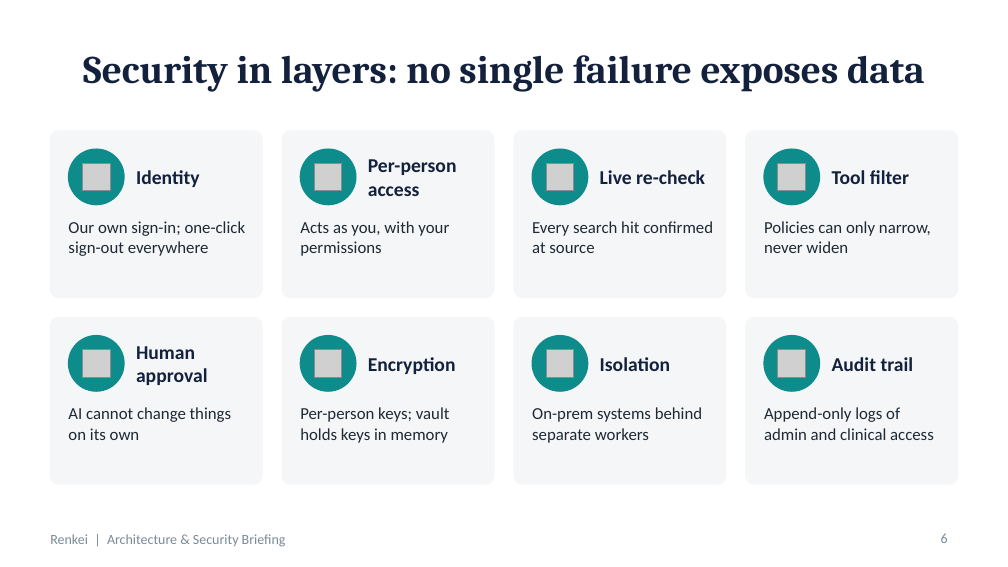
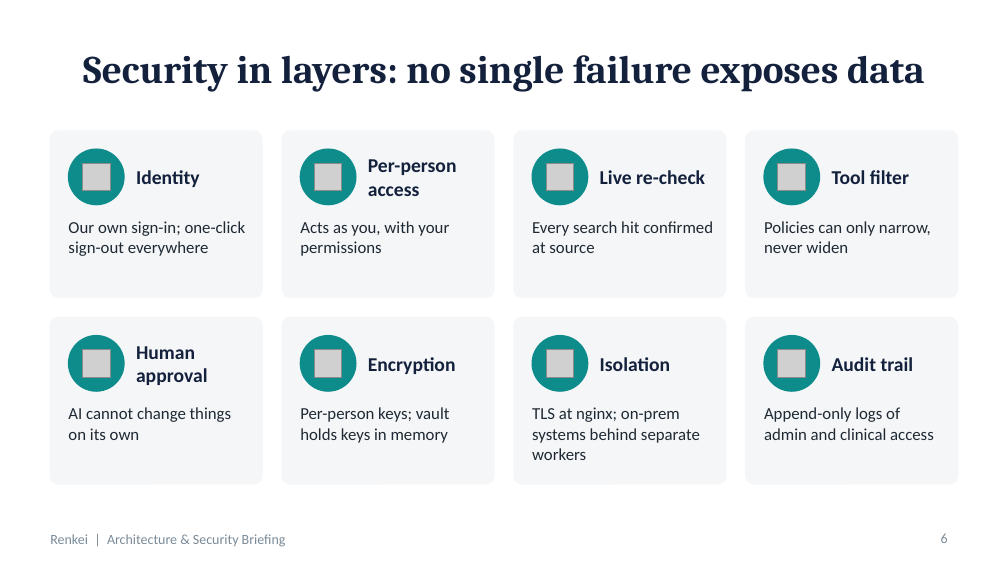
Before and after one commit to campfhir/renkei, a slide deck: slide 6 of deliverables/Renkei-Architecture-Security-Briefing.pptx. Drawn at 1008x567 pixels with LibreOffice and Linux fonts; fonts in the diff are those of the drawing; grey boxes stand for pictures. Boxes give left, top, right and bottom in pixels: in the first picture for what was removed or moved away, otherwise in the second. Text is boxed around its words. In the diff, an @@ line names an element or a change of style, - is before the commit and + after.

```diff
--- a/deliverables/Renkei-Architecture-Security-Briefing.pptx
+++ b/deliverables/Renkei-Architecture-Security-Briefing.pptx
@@ text at box(532, 407, 700, 460): text changed @@
-On-prem systems behind separate workers
+TLS at nginx; on-prem systems behind separate workers
```
Also in this commit, not shown: 2 other slides changed.
